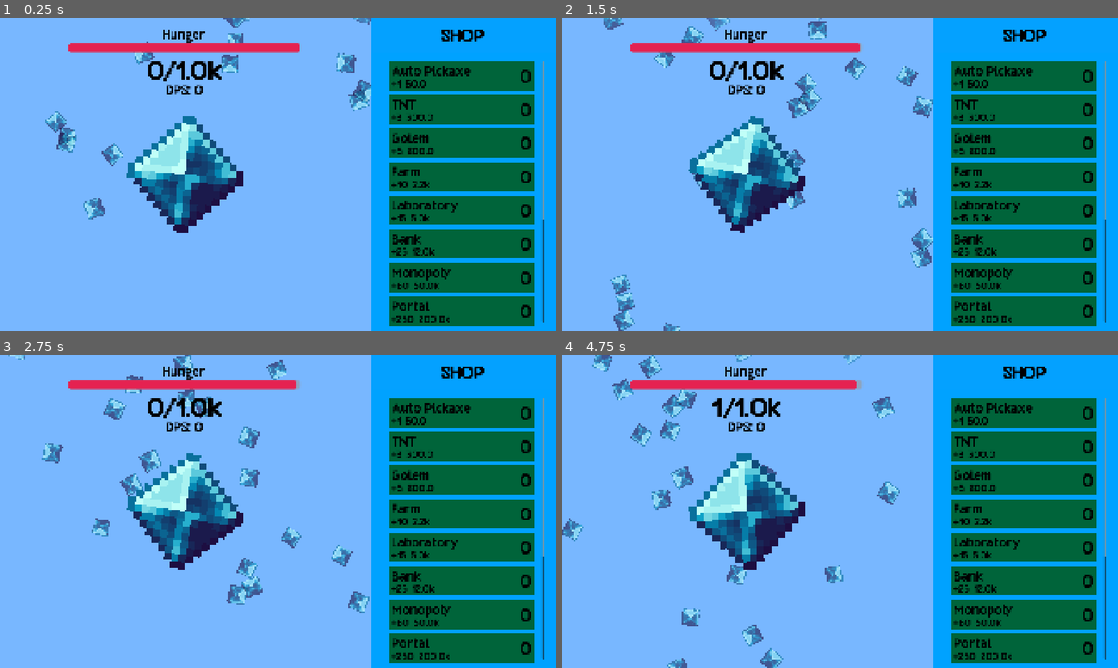
Above: before the commit, frames 1-4 (two rows, left to right).
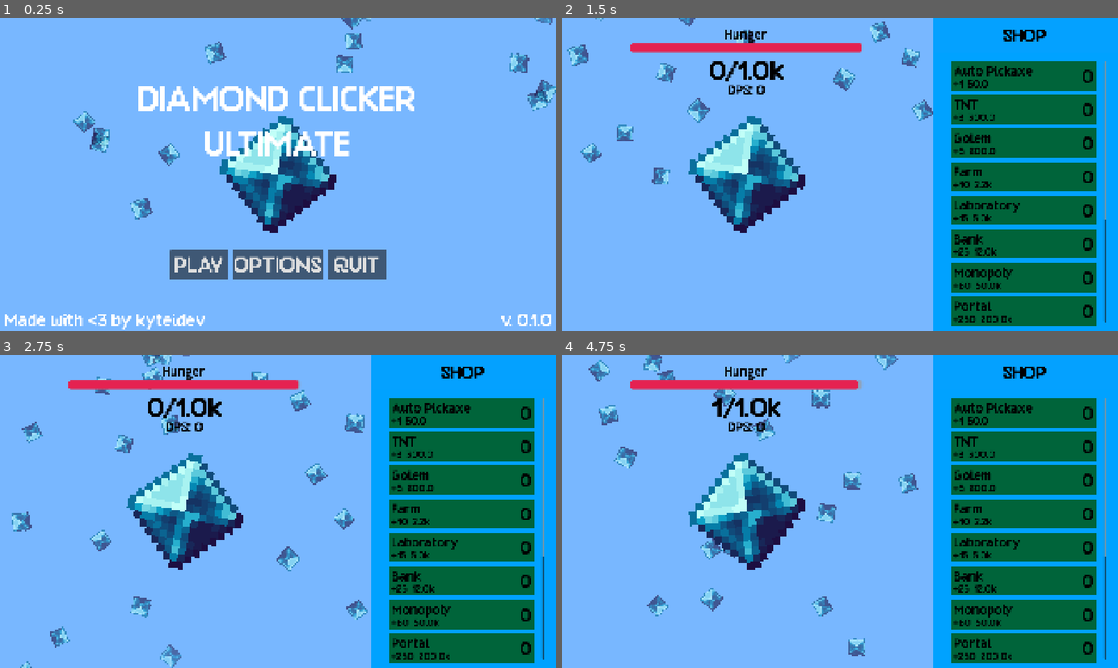
Above: after the commit, the same moments.

Repository: kyteidev/diamond-clicker-ultimate
Game: Godot game, scene res://scenes/menus/main_menu.tscn
Two runs of this game, one before a commit and one after it. Both use one fixed random seed, a clock stepped at 60 frames per second and the inputs below. Before the commit the project starts from res://scenes/game.tscn.
Inputs (mouse positions are in pixels of both pictures, inside the frame that each line leads up to):
- Up to frame 1 (0.25 s): no input
- Up to frame 2 (1.5 s): click (840, 265) at 0.5 s, where only the run after the commit has a clickable "OPTIONS"; click (762, 265) at 1.25 s, where only the run after the commit has a clickable "PLAY"
- Up to frame 3 (2.75 s): move the mouse to (400, 495) at 2.02 s; click (400, 495) at 2.1 s
- Up to frame 4 (4.75 s): move the mouse to (728, 527) at 2.77 s; click (728, 527) at 2.85 s; move the mouse to (895, 442) at 3.52 s; click (895, 442) at 3.6 s; move the mouse to (812, 574) at 4.27 s; click (812, 574) at 4.35 s

The runs differ from the first frame. In frame 1, 52% of the frame differs, in the area x 0-100%, y 0-100%; in frame 2, 4.9%; in frame 3, 5.5%; in frame 4, 6.5%.

Commit message:
add basic main menu

Diff:
--- a/project.godot
+++ b/project.godot
@@ -11,7 +11,7 @@
 [application]
 
 config/name="diamond clicker ultimate"
-run/main_scene="uid://dqsycxv6cyyyo"
+run/main_scene="uid://2t0q6u0ykm4g"
 config/features=PackedStringArray("4.7", "GL Compatibility")
 config/icon="res://icon.svg"
 
--- /dev/null
+++ b/scenes/menus/main_menu.tscn
@@ -0,0 +1,123 @@
+[gd_scene format=3 uid="uid://2t0q6u0ykm4g"]
+
+[ext_resource type="PackedScene" uid="uid://c17f4vowp0jm" path="res://scenes/particle_rain.tscn" id="1_a8wlb"]
+[ext_resource type="Script" uid="uid://cam82oqr42jrw" path="res://scripts/menus/main_menu.gd" id="1_bt2ir"]
+[ext_resource type="FontFile" uid="uid://byhs35j54epxn" path="res://assets/fonts/groundhog.ttf" id="1_eoxvo"]
+[ext_resource type="Texture2D" uid="uid://day72o4fs8s57" path="res://assets/sprites/gem_sapphire_large.png" id="2_qa32v"]
+
+[sub_resource type="LabelSettings" id="LabelSettings_nxcxh"]
+font = ExtResource("1_eoxvo")
+font_size = 128
+
+[sub_resource type="LabelSettings" id="LabelSettings_4iqke"]
+font = ExtResource("1_eoxvo")
+font_size = 64
+
+[node name="MainMenu" type="CanvasLayer" unique_id=358215257]
+script = ExtResource("1_bt2ir")
+
+[node name="Background" type="ColorRect" parent="." unique_id=1105233121]
+anchors_preset = 15
+anchor_right = 1.0
+anchor_bottom = 1.0
+grow_horizontal = 2
+grow_vertical = 2
+color = Color(0.47058824, 0.7176471, 1, 1)
+
+[node name="ParticleRain" parent="." unique_id=569330210 instance=ExtResource("1_a8wlb")]
+position = Vector2(960, -100)
+scale = Vector2(1.5, 1)
+
+[node name="Diamond" type="TextureRect" parent="." unique_id=1980662326]
+anchors_preset = 8
+anchor_left = 0.5
+anchor_top = 0.5
+anchor_right = 0.5
+anchor_bottom = 0.5
+offset_left = -200.0
+offset_top = -200.0
+offset_right = 200.0
+offset_bottom = 200.0
+grow_horizontal = 2
+grow_vertical = 2
+pivot_offset_ratio = Vector2(0.5, 0.5)
+texture = ExtResource("2_qa32v")
+
+[node name="Title" type="Label" parent="." unique_id=1284707411]
+anchors_preset = 5
+anchor_left = 0.5
+anchor_right = 0.5
+offset_left = -480.0
+offset_top = 200.0
+offset_right = 480.0
+offset_bottom = 507.0
+grow_horizontal = 2
+text = "DIAMOND CLICKER
+ULTIMATE"
+label_settings = SubResource("LabelSettings_nxcxh")
+horizontal_alignment = 1
+vertical_alignment = 1
+
+[node name="ButtonsContainer" type="HBoxContainer" parent="." unique_id=1741228822]
+anchors_preset = 7
+anchor_left = 0.5
+anchor_top = 1.0
+anchor_right = 0.5
+anchor_bottom = 1.0
+offset_left = -372.5
+offset_top = -280.0
+offset_right = 372.5
+offset_bottom = -177.0
+grow_horizontal = 2
+grow_vertical = 0
+theme_override_constants/separation = 16
+
+[node name="PlayButton" type="Button" parent="ButtonsContainer" unique_id=724602517]
+custom_minimum_size = Vector2(200, 0)
+layout_mode = 2
+theme_override_fonts/font = ExtResource("1_eoxvo")
+theme_override_font_sizes/font_size = 80
+text = "PLAY"
+
+[node name="OptionsButton" type="Button" parent="ButtonsContainer" unique_id=2007050122]
+custom_minimum_size = Vector2(200, 0)
+layout_mode = 2
+theme_override_fonts/font = ExtResource("1_eoxvo")
+theme_override_font_sizes/font_size = 80
+text = "OPTIONS"
+
+[node name="QuitButton" type="Button" parent="ButtonsContainer" unique_id=1712785408]
+custom_minimum_size = Vector2(200, 0)
+layout_mode = 2
+theme_override_fonts/font = ExtResource("1_eoxvo")
+theme_override_font_sizes/font_size = 80
+text = "QUIT"
+
+[node name="<3" type="Label" parent="." unique_id=661391391]
+anchors_preset = 2
+anchor_top = 1.0
+anchor_bottom = 1.0
+offset_left = 16.0
+offset_top = -76.0
+offset_right = 192.0
+grow_vertical = 0
+text = "Made with <3 by kyteidev"
+label_settings = SubResource("LabelSettings_4iqke")
+
+[node name="Version" type="Label" parent="." unique_id=40955680]
+anchors_preset = 3
+anchor_left = 1.0
+anchor_top = 1.0
+anchor_right = 1.0
+anchor_bottom = 1.0
+offset_left = -188.0
+offset_top = -76.0
+offset_right = -12.0
+grow_horizontal = 0
+grow_vertical = 0
+text = "v. 0.1.0"
+label_settings = SubResource("LabelSettings_4iqke")
+
+[connection signal="pressed" from="ButtonsContainer/PlayButton" to="." method="_on_play_button_pressed"]
+[connection signal="pressed" from="ButtonsContainer/OptionsButton" to="." method="_on_options_button_pressed"]
+[connection signal="pressed" from="ButtonsContainer/QuitButton" to="." method="_on_quit_button_pressed"]
--- /dev/null
+++ b/scripts/menus/main_menu.gd
@@ -0,0 +1,44 @@
+extends CanvasLayer
+
+const TITLE_BOB_AMOUNT = 8.0
+const TITLE_BOB_DURATION = 0.8
+
+var time := 0.0
+
+@onready var title: Label = $Title
+@onready var diamond: TextureRect = $Diamond
+
+
+func _ready() -> void:
+	var title_orig_y = title.global_position.y
+	var title_tween := create_tween().set_loops()
+	title_tween.set_trans(Tween.TRANS_SINE).set_ease(Tween.EASE_IN_OUT)
+	title_tween.tween_property(
+		title,
+		"global_position:y",
+		title_orig_y + TITLE_BOB_AMOUNT,
+		TITLE_BOB_DURATION,
+	)
+	title_tween.tween_property(
+		title,
+		"global_position:y",
+		title_orig_y - TITLE_BOB_AMOUNT,
+		TITLE_BOB_DURATION,
+	)
+
+
+func _process(delta: float) -> void:
+	time += delta
+	diamond.rotation_degrees = (cos(deg_to_rad(time * 150))) * 10
+
+
+func _on_play_button_pressed() -> void:
+	get_tree().change_scene_to_file("res://scenes/game.tscn")
+
+
+func _on_options_button_pressed() -> void:
+	pass # Replace with function body.
+
+
+func _on_quit_button_pressed() -> void:
+	get_tree().quit()
Not shown, added: scripts/menus/main_menu.gd.uid
